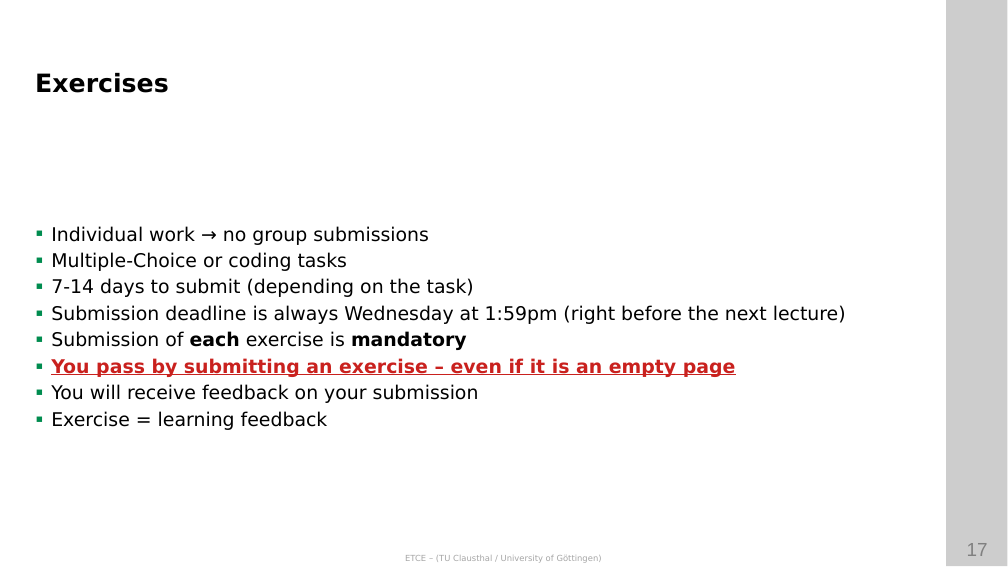
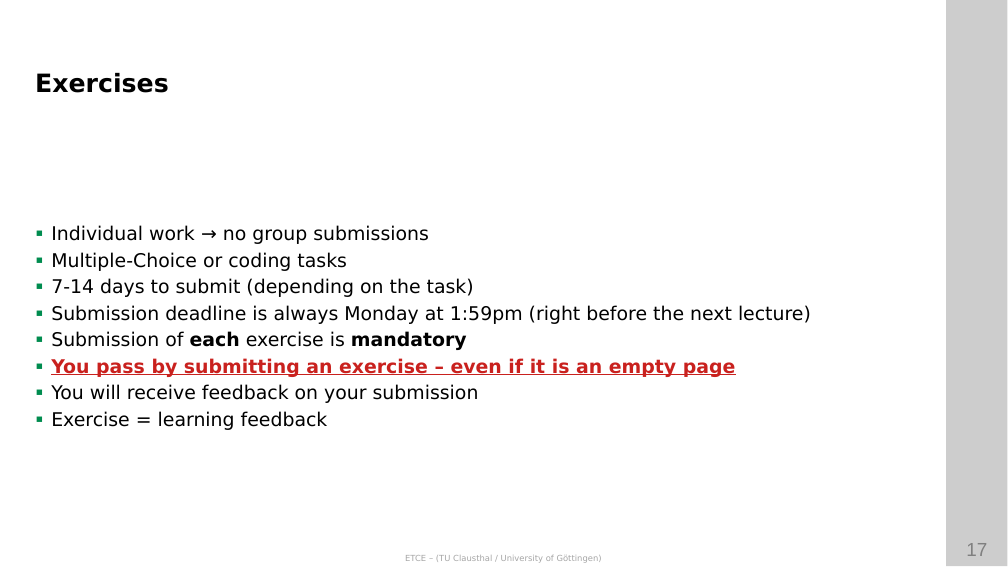
Before and after one commit to ETCE-LAB/teaching-material, a slide deck: slide 17 of Emerging-Technologies-for-the-Circular-Economy/ETCE-L00-Organization.pptx. Drawn at 1008x567 pixels with LibreOffice and Linux fonts; fonts in the diff are those of the drawing; background and template pictures are left out. Boxes give left, top, right and bottom in pixels: in the first picture for what was removed or moved away, otherwise in the second. Text is boxed around its words. In the diff, an @@ line names an element or a change of style, - is before the commit and + after.

```diff
--- a/Emerging-Technologies-for-the-Circular-Economy/ETCE-L00-Organization.pptx
+++ b/Emerging-Technologies-for-the-Circular-Economy/ETCE-L00-Organization.pptx
@@ text at [51,305,811,324]: text changed @@
-▪ Submission deadline is always Wednesday at 1:59pm (right before the next lecture)
+▪ Submission deadline is always Monday at 1:59pm (right before the next lecture)
```
Also in this commit, not shown: 12 other slides changed, 1 slide removed, 3 other files.
